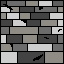
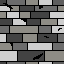
Before/after of a 64×64 layered artwork. What changed in the layer stack:
added layer "Layer 1 copy" (1st of 2) above "Layer 4" over left=0, top=61, right=64, bottom=64
added layer "Layer 4" above "Layer 2 copy" over left=0, top=61, right=64, bottom=64
added layer "Layer 2 copy" above "Layer 1 copy" over left=0, top=0, right=64, bottom=62
added layer "Layer 1 copy" (2nd of 2) above "Layer 3" over left=0, top=0, right=64, bottom=63
hid "Layer 3" over left=0, top=0, right=64, bottom=64
